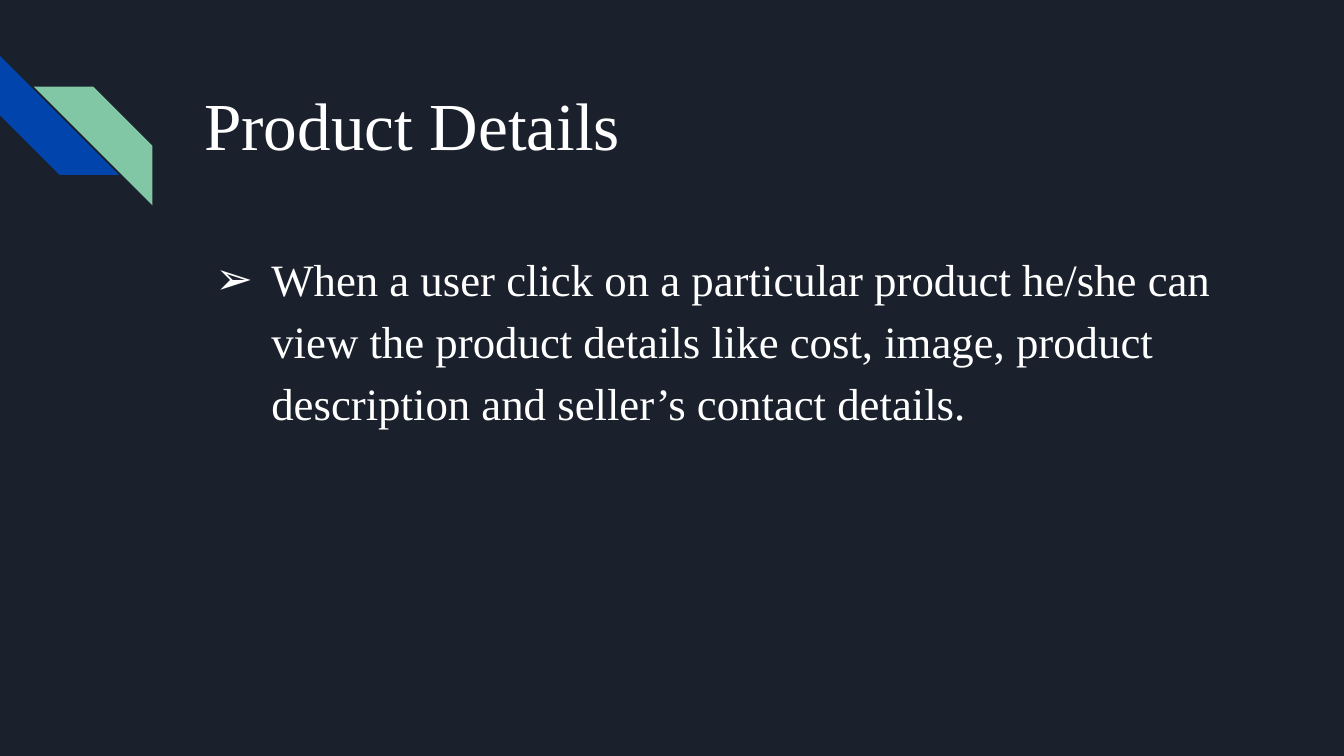
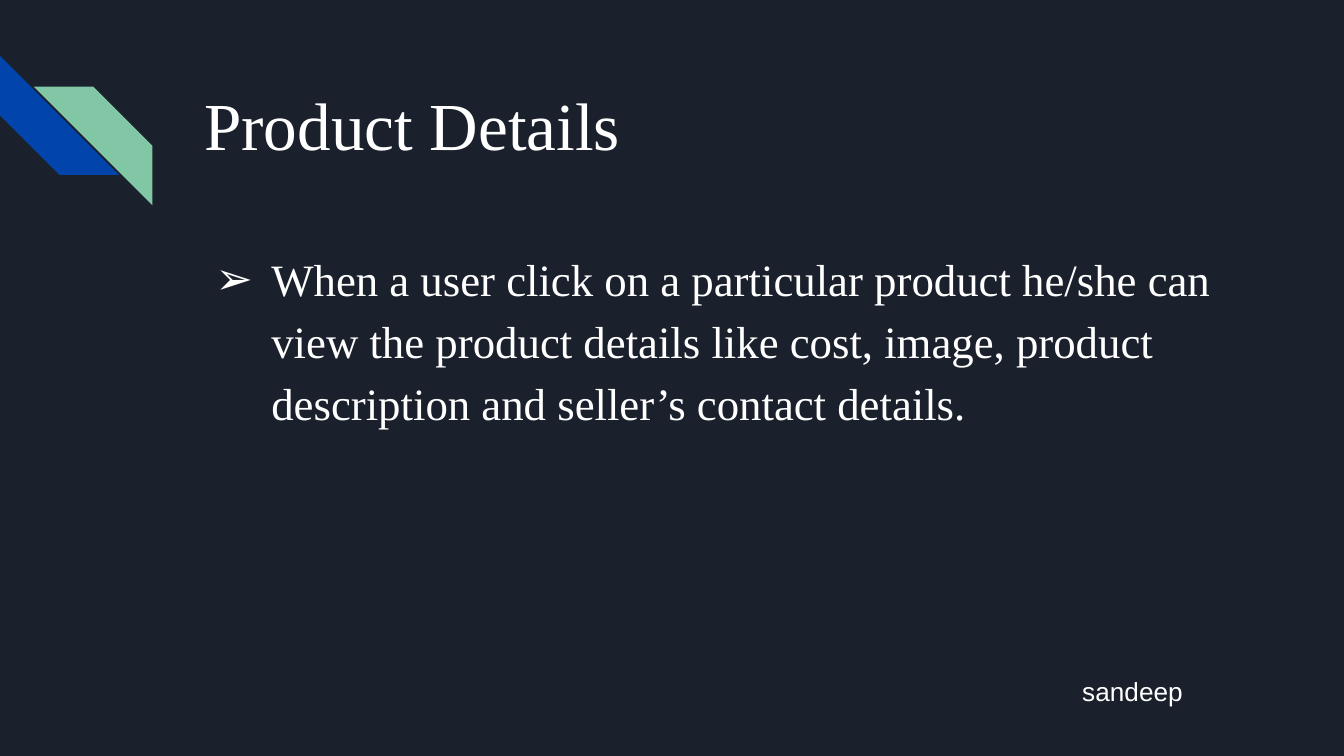
Before and after one commit to tanibi/Northwest-Market, a slide deck: slide 19 of Northwest Market.pptx. Drawn at 1344x756 pixels with LibreOffice and Linux fonts; fonts in the diff are those of the drawing. Boxes give left, top, right and bottom in pixels: in the first picture for what was removed or moved away, otherwise in the second. Text is boxed around its words. In the diff, an @@ line names an element or a change of style, - is before the commit and + after.

```diff
--- a/Northwest Market.pptx
+++ b/Northwest Market.pptx
@@ text added at [1082,682,1182,707], 14 pt, text #FFFFFF @@
+sandeep
```
Also in this commit, not shown: 20 other slides changed.
